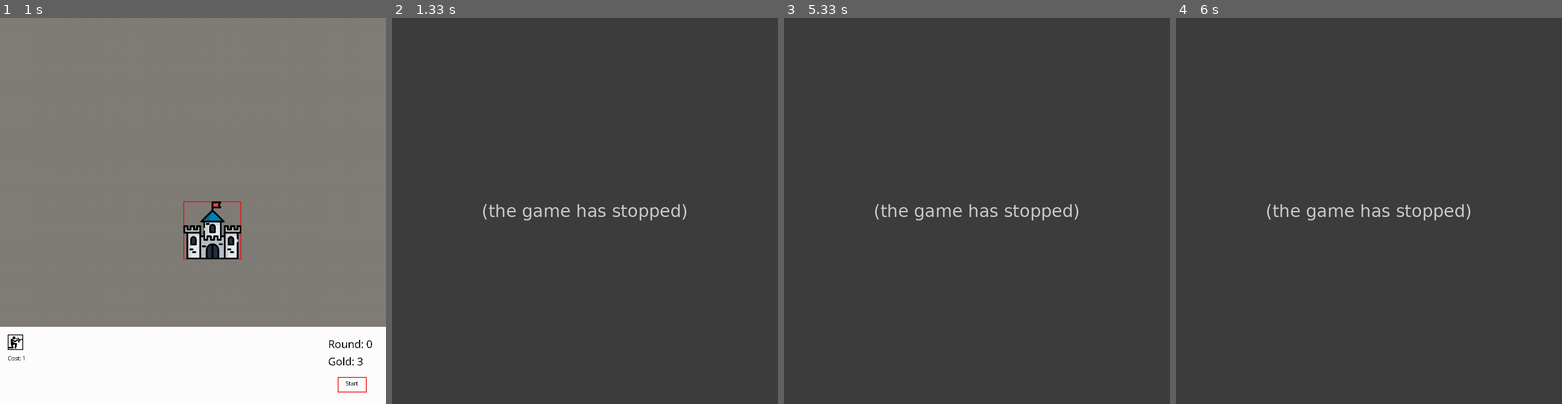
Above: before the commit, frames 1-4 (left to right).
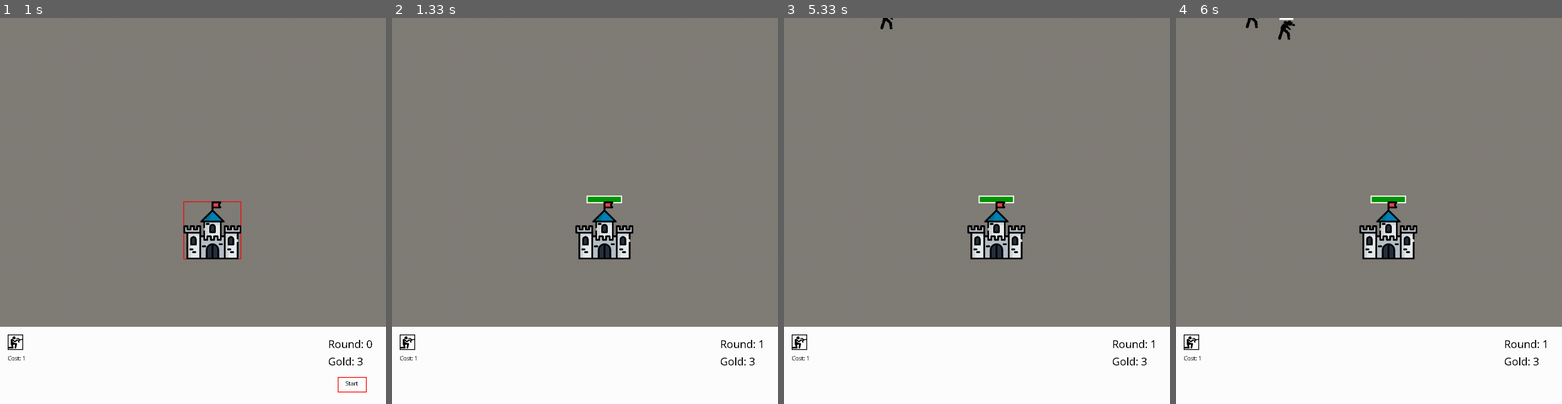
Above: after the commit, the same moments.

Repository: toadmengo/Towerdefense
Game: pygame game, started from td.py
The game is run twice, just before and just after one commit, with the same random seed, the same clock (stepped at 60 frames per second) and the same inputs.
Inputs:
- Up to frame 1 (1 s): tap Space at 0.33 s; click "Place" at 0.72 s
- Up to frame 2 (1.33 s): click "Start" at 1.05 s
- Up to frame 3 (5.33 s): no input
- Up to frame 4 (6 s): no input

Frame 1 is identical in both runs. In frame 2, 100% of the frame differs, in the area x 0-100%, y 0-100%; in frame 3, 100%; in frame 4, 100%.
Error before the commit: NameError: name 'standardzombie' is not defined (td.py line 854); the game stopped at 1.1 s (later frames are placeholders)

Commit message:
fixed bug

Diff:
--- a/td.py
+++ b/td.py
@@ -851,7 +851,7 @@
                         zc=round(7*(a))
                         zombiecount=zc
                         for i in range(zc):
-                            zombielist.append(standardzombie(i, random.choice(range(-200,1150)), -100, vel, random.choice(range(400+zombiecount))))
+                            zombielist.append(starterzombie(i, random.choice(range(-200,1150)), -100, vel, random.choice(range(400+zombiecount))))
 
 
                     if phase>=3:
